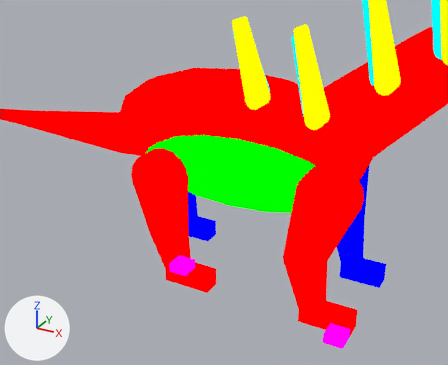
Before and after pictures for a commit that changed the Blender file assets-source/blender/motion/amargasaurus-walk.blend.
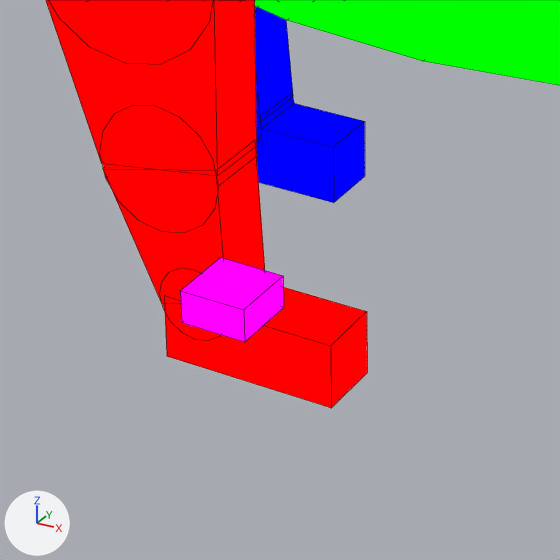
There are two pictures of each version: one from a 50 mm lens placed at (81.6, -56.4, 38.3), pointed at (51.7, -2.1, 11.1), one close up on the part from 28% to 59% of the width and 52% to 91% of the height. Arrows for +X, +Y and +Z are at lower left; the lights stay in place. The first two pictures are the older version. Both versions are drawn at full value of the shape key 'walk_07' of 'DinoTycoon_Motion_amargasaurus_walk_near_back_claws'; the numbers are the values there. The close-ups show mesh edges as thin lines.

Before the edit, the objects in view are built like this:
```python
ob_dinotycoon_motion_amargasaurus_walk_belly = bpy.data.objects.new('DinoTycoon_Motion_amargasaurus_walk_belly', me_dinotycoon_motion_amargasaurus_walk_sample_belly)
ob_dinotycoon_motion_amargasaurus_walk_belly.location = (0.0, 0.0, 0.0)
ob_dinotycoon_motion_amargasaurus_walk_near_back_claws = bpy.data.objects.new('DinoTycoon_Motion_amargasaurus_walk_near_back_claws', me_dinotycoon_motion_amargasaurus_walk_sample_near_back_claws)
ob_dinotycoon_motion_amargasaurus_walk_near_back_claws.location = (0.0, 0.0, 0.0)
ob_dinotycoon_motion_amargasaurus_walk_near_back_foot = bpy.data.objects.new('DinoTycoon_Motion_amargasaurus_walk_near_back_foot', me_dinotycoon_motion_amargasaurus_walk_sample_near_back_foot)
ob_dinotycoon_motion_amargasaurus_walk_near_back_foot.location = (0.0, 0.0, 0.0)
# also in view: 'DinoTycoon_Motion_amargasaurus_walk_near_back_0' at (46.0, -6.0, 9.1); 'DinoTycoon_Motion_amargasaurus_walk_near_back_joint_0' at (46.0, -6.0, 12.0); 'DinoTycoon_Motion_amargasaurus_walk_near_back_joint_1' at (47.0, -6.0, 6.0); 'DinoTycoon_Motion_amargasaurus_walk_near_back_1' at (47.1, -6.0, 4.1); 'DinoTycoon_Motion_amargasaurus_walk_far_back_1' at (42.2, 4.0, 4.1)
```
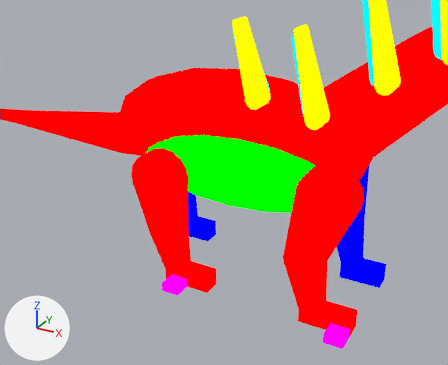
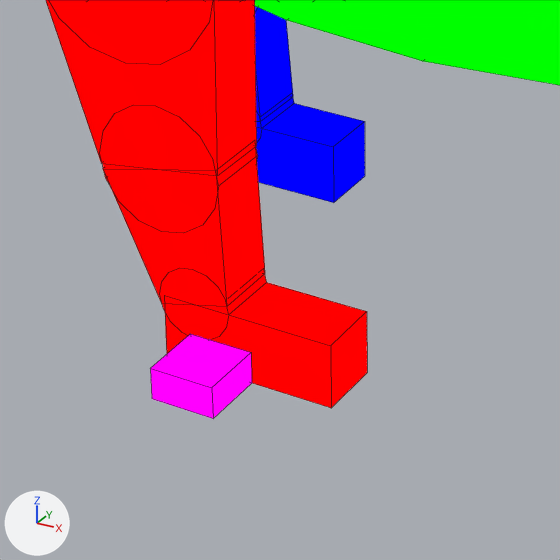
Edits to the bpy script that builds the scene:
```text
Change me_dinotycoon_motion_amargasaurus_walk_sample_near_back_claws:
    used by ob_dinotycoon_motion_amargasaurus_walk_near_back_claws; location = (0.0, 0.0, 0.0)
    remove me_dinotycoon_motion_amargasaurus_walk_sample_near_back_claws.from_pydata(...)  # 8 vertices, 6 faces; spans x 48.89..50.89, y -9.0..-7.0, z 2.77..3.77
    add me_dinotycoon_motion_amargasaurus_walk_sample_near_back_claws.from_pydata(...)  # 8 vertices, 6 faces; spans x 47.79..49.79, y -9.0..-7.0, z 0.0..1.0
    me_dinotycoon_motion_amargasaurus_walk_sample_near_back_claws part 1: the whole mesh is moved by (-1.1, 0.0, -2.77)
```

Pixel boxes (x1, y1, x2, y2) of what changed, in the close-ups (560 x 560 px):
'DinoTycoon_Motion_amargasaurus_walk_near_back_claws', moved
    before: (180, 258, 284, 342)
    after: (150, 334, 252, 419)
